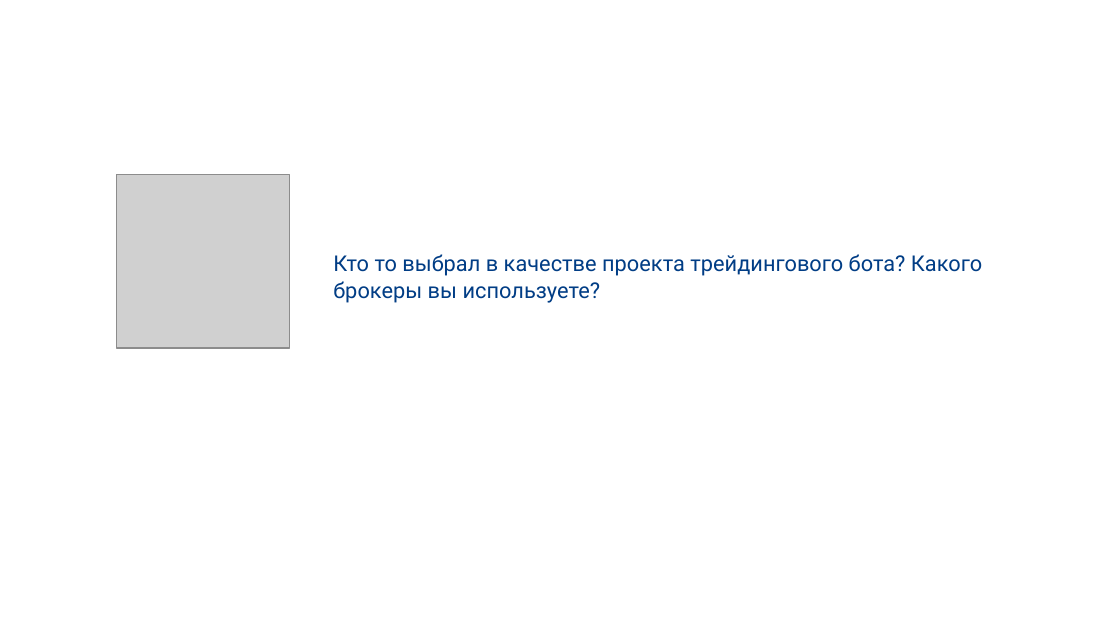
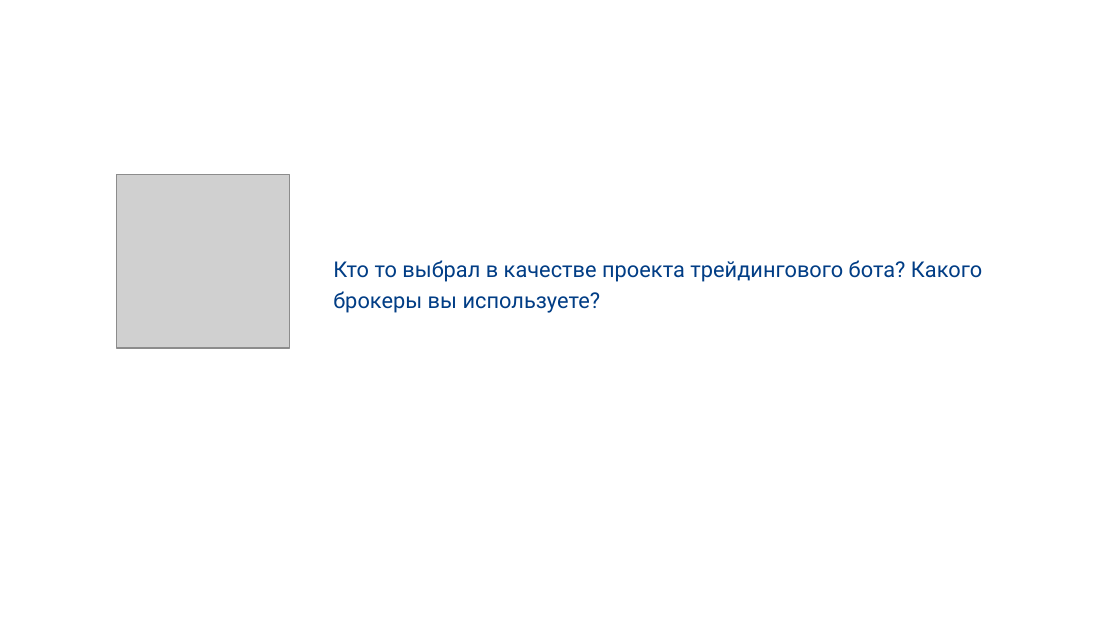
Before and after one commit to stureiko/Otus_lectures, a slide deck: slide 8 of FinML/32 - Real_data/Presentation/Работа с реальными данными и создание ML - моделей для проекта.pptx. Drawn at 1120x630 pixels with LibreOffice and Linux fonts; fonts in the diff are those of the drawing; grey boxes stand for pictures; background and template pictures are left out. Boxes give left, top, right and bottom in pixels: in the first picture for what was removed or moved away, otherwise in the second. Text is boxed around its words. In the diff, an @@ line names an element or a change of style, - is before the commit and + after.

```diff
--- a/FinML/32 - Real_data/Presentation/Работа с реальными данными и создание ML - моделей для проекта.pptx
+++ b/FinML/32 - Real_data/Presentation/Работа с реальными данными и создание ML - моделей для проекта.pptx
@@ subtitle "Кто то выбрал в качестве ..." at (x1=333, y1=260, x2=982, y2=313): line spacing 1 to 1.2 @@
```
Also in this commit, not shown: 6 other slides changed, 2 slides added, 7 slides removed, 5 other files.
